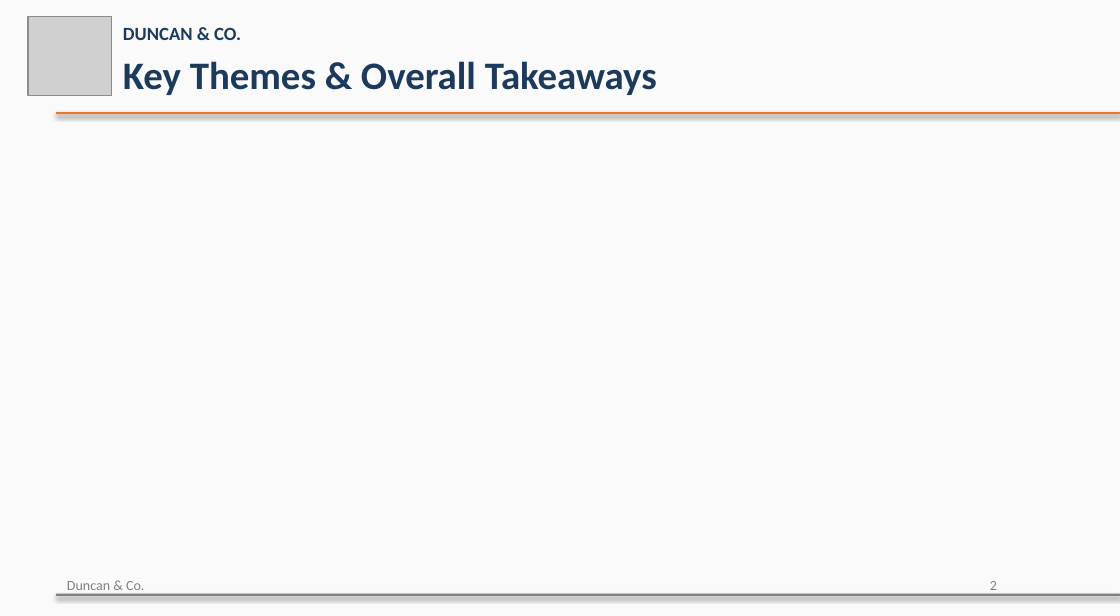
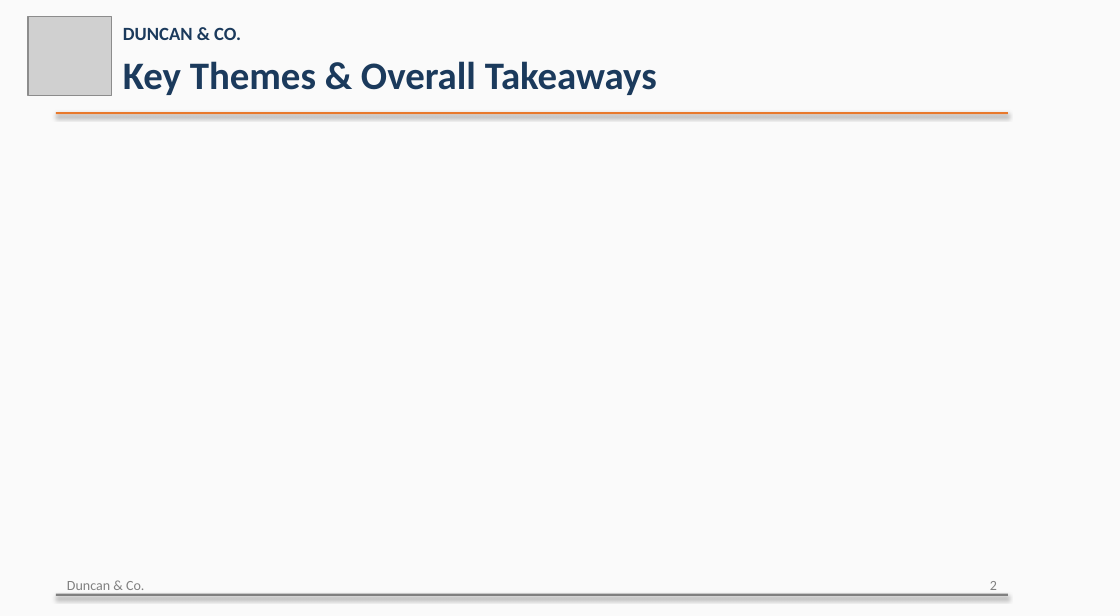
Before and after one commit to carolinedunc/notes-to-slide-deck-skill, a slide deck: slide 2 of example/template_test.pptx. Drawn at 1120x616 pixels with LibreOffice and Linux fonts; fonts in the diff are those of the drawing; grey boxes stand for pictures. Boxes give left, top, right and bottom in pixels: in the first picture for what was removed or moved away, otherwise in the second. Text is boxed around its words. In the diff, an @@ line names an element or a change of style, - is before the commit and + after.

```diff
--- a/example/template_test.pptx
+++ b/example/template_test.pptx
@@ rectangle: place and size @@
-rectangle at box(56, 112, 1120, 114)
+rectangle at box(56, 112, 1008, 114)
@@ rectangle: place and size @@
-rectangle at box(56, 594, 1120, 596)
+rectangle at box(56, 594, 1008, 596)
```
Also in this commit, not shown: 1 other slide changed, 3 slides added, 1 other file.
